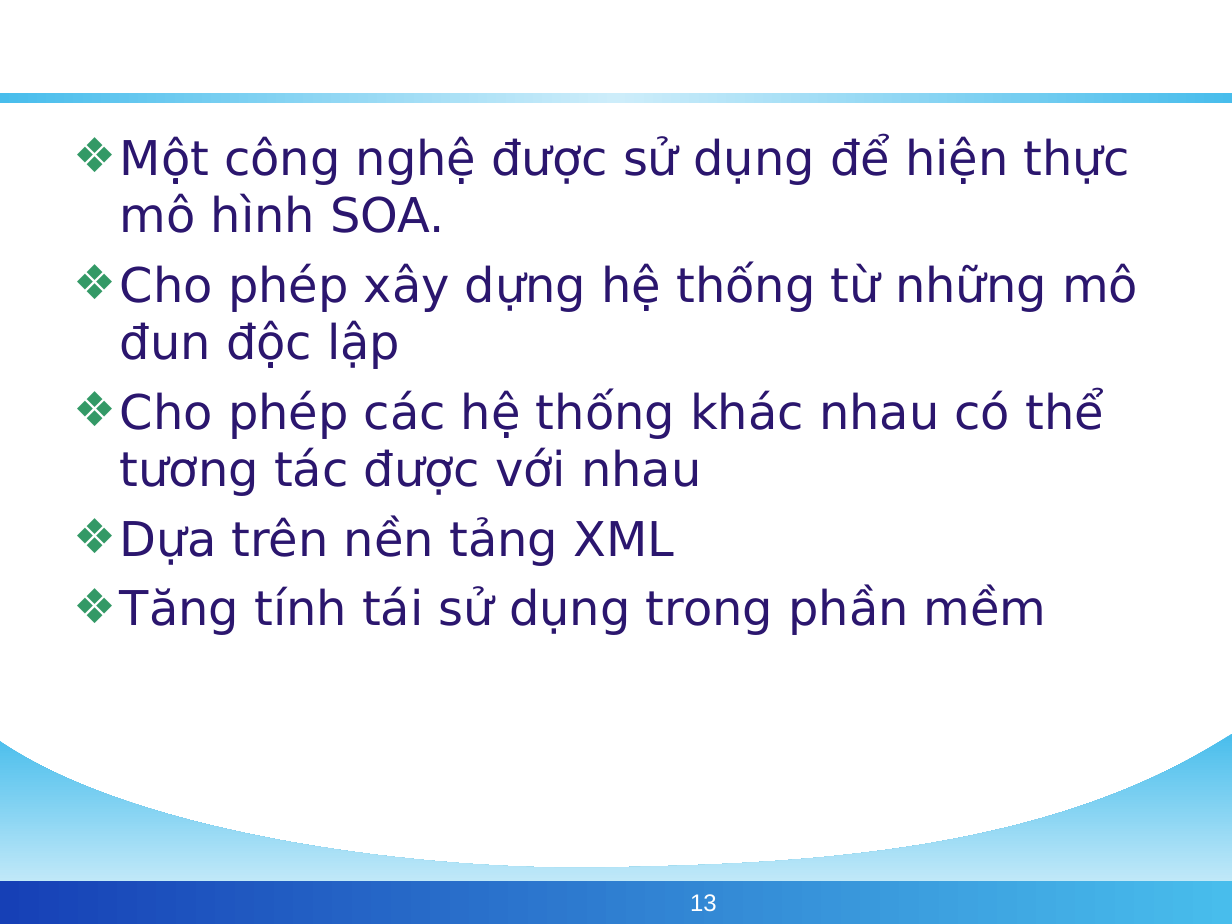
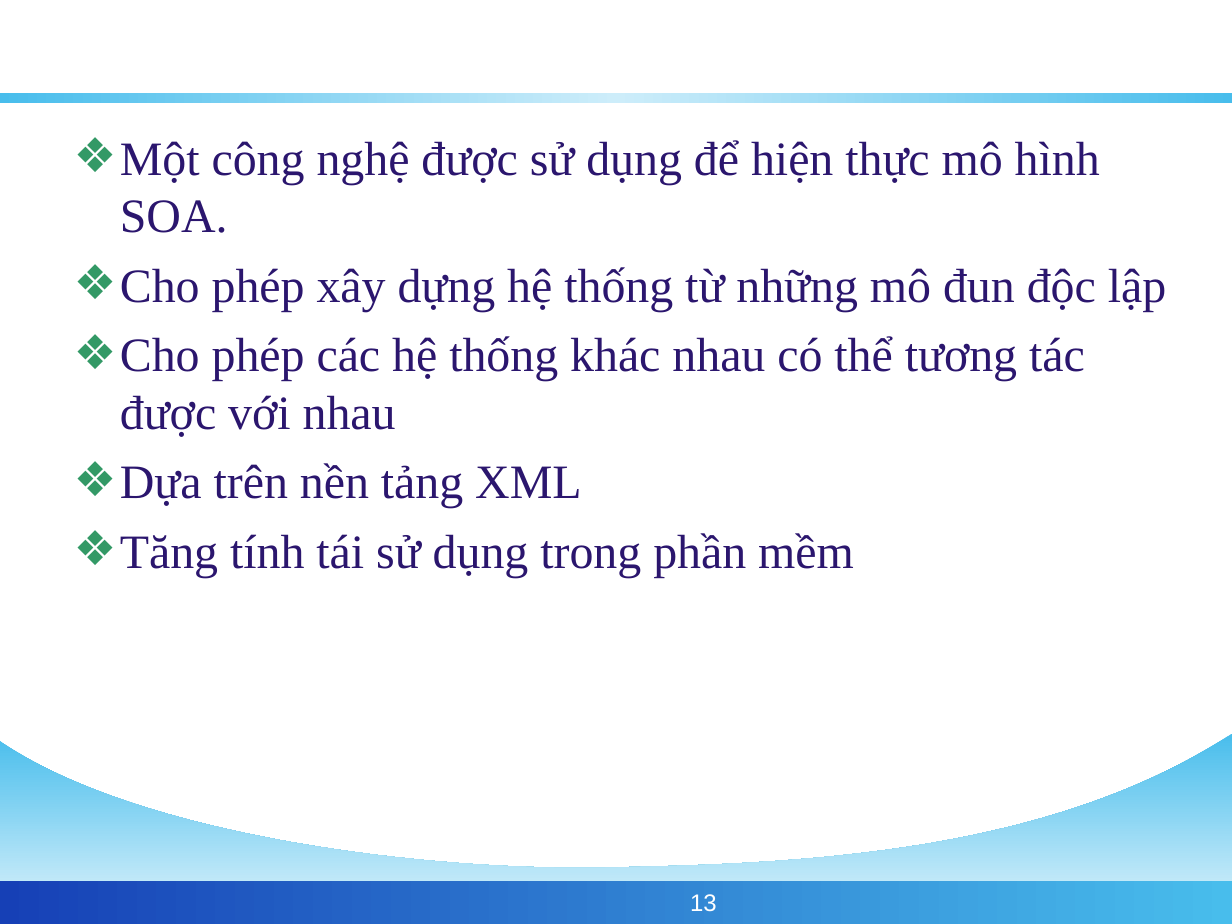
Before and after one commit to phamngsinh/cantho-webgis, a slide deck: slide 13 of Document/Bao Cao/BaoCaoLuanVan.ppt. Drawn at 1232x924 pixels with LibreOffice and Linux fonts; fonts in the diff are those of the drawing; background and template pictures are left out. Boxes give left, top, right and bottom in pixels: in the first picture for what was removed or moved away, otherwise in the second. Text is boxed around its words. In the diff, an @@ line names an element or a change of style, - is before the commit and + after.

```diff
--- a/Document/Bao Cao/BaoCaoLuanVan.ppt
+++ b/Document/Bao Cao/BaoCaoLuanVan.ppt
@@ text "Một công nghệ được sử ..." at (x1=120, y1=140, x2=1166, y2=578): font DejaVu Sans to Times New Roman @@
```
Also in this commit, not shown: 11 other slides changed, 3 slides added, 5 slides removed, 1 other file.
